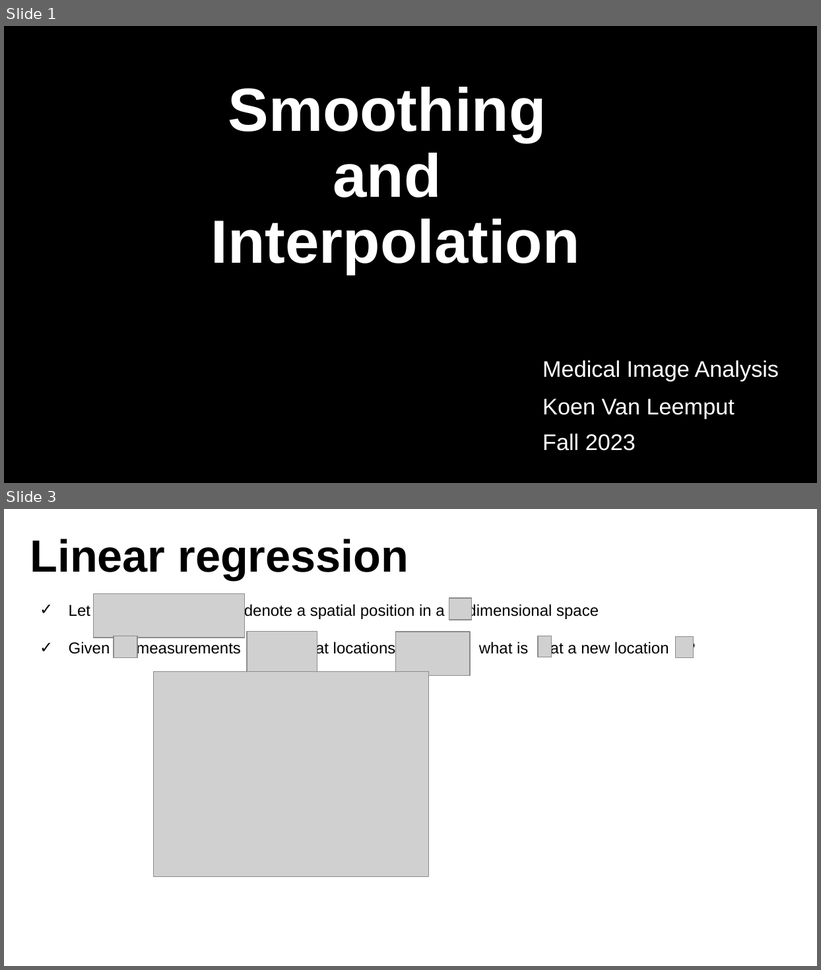
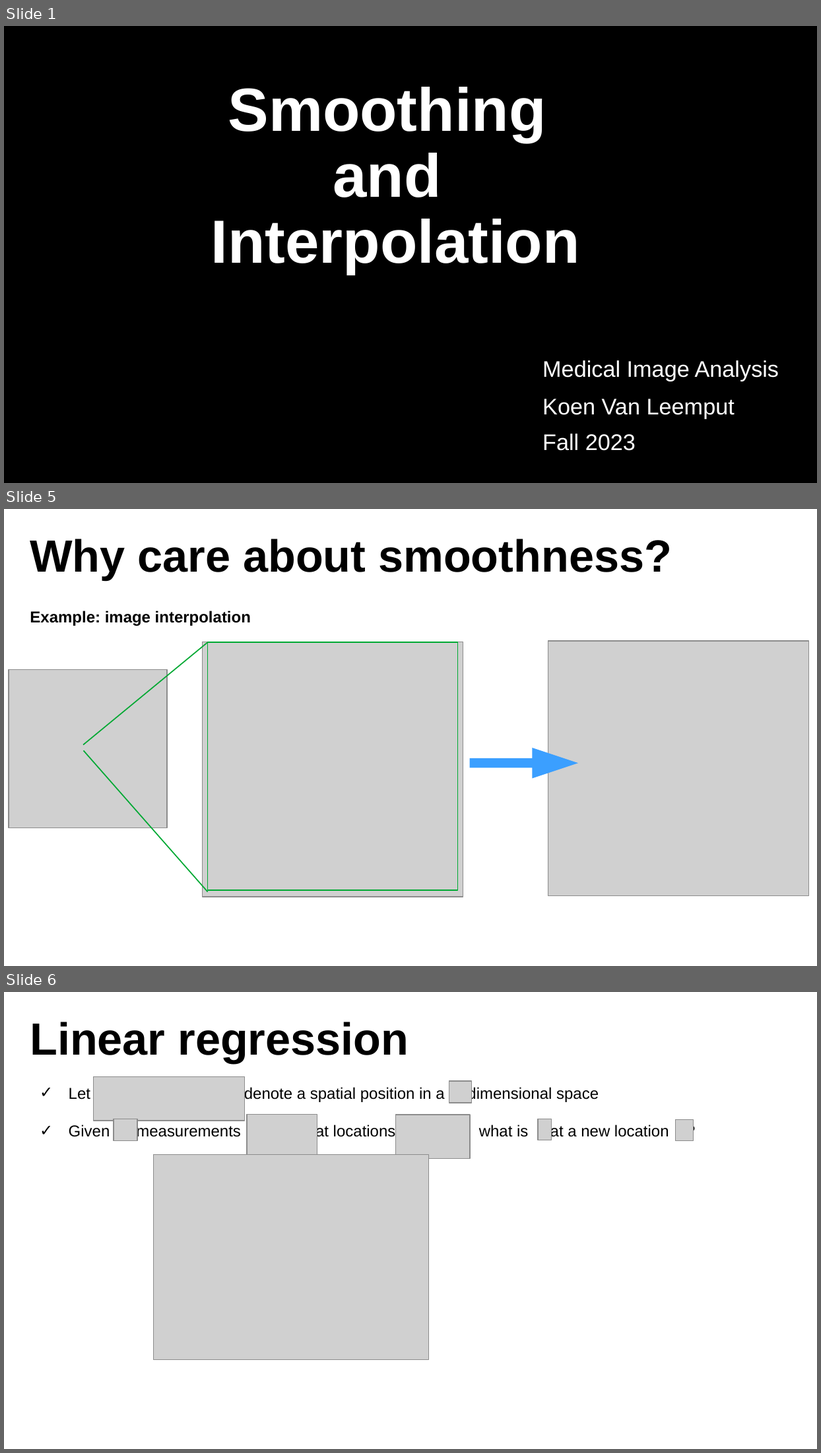
Before and after one commit to oulap/MIA, a slide deck: lecture_slides/lecture_smoothingAndInterpolation/lecture_smoothingAndInterpolation.odp. Shown one above the other, each under a label of ours: slides 1 and 3 before the commit, slides 1, 5 and 6 after it; the slides between them are not shown. The pictures are 821x970 and 821x1453 pixels, drawn with LibreOffice and Linux fonts; fonts in the diff are those of the drawing; grey boxes stand for pictures; background and template pictures are left out. Boxes give left, top, right and bottom in pixels: in the first picture for what was removed or moved away, otherwise in the second. Text is boxed around its words. In the diff, an @@ line names an element or a change of style, - is before the commit and + after.

Commit message:
added intro to smoothing and interpolation lecture

```diff
--- a/lecture_slides/lecture_smoothingAndInterpolation/lecture_smoothingAndInterpolation.odp
+++ b/lecture_slides/lecture_smoothingAndInterpolation/lecture_smoothingAndInterpolation.odp
@@ slide 5 added at bbox=[4, 509, 817, 966], background #FFFFFF @@
@@ text added at bbox=[30, 539, 672, 580], 40 pt, text #000000, bold @@
+Why care about smoothness?
@@ text added at bbox=[30, 611, 251, 626], 14 pt, text #000000, bold @@
+Example: image interpolation
@@ line added from (83, 745) to (208, 642), #00A933 0.99 pt @@
@@ picture added at bbox=[203, 642, 463, 897] @@
@@ rectangle added at bbox=[208, 642, 459, 890], outline #00A933 0.99 pt @@
@@ picture added at bbox=[548, 641, 809, 896] @@
@@ picture added at bbox=[9, 670, 168, 828] @@
@@ line added from (84, 751) to (208, 892), #00A933 0.99 pt @@
@@ right arrow added at bbox=[470, 748, 578, 779], fill #3B9FFF @@
@@ what was slide 3 is now slide 6 @@
```
Also in this commit, not shown: 3 other slides added, 1 slide removed, 1 other file.
